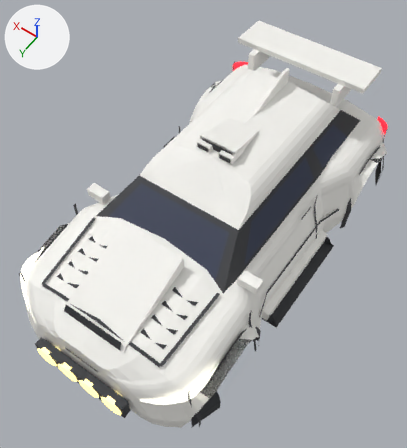
One commit to the glTF model assets/meshes/lynx/Lynx.glb: the scene before it, then after it.
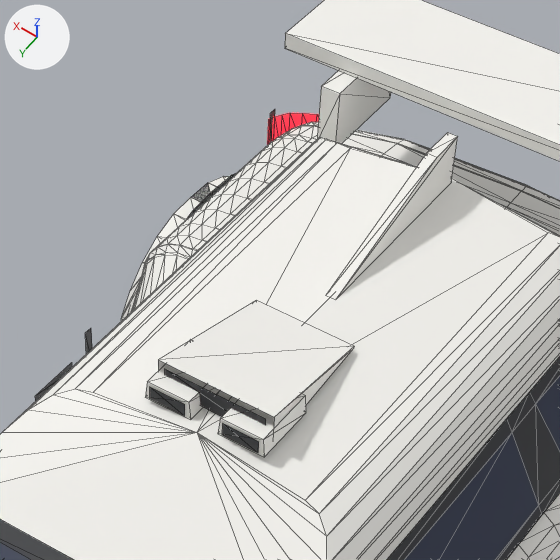
There are two pictures of each version: one whole from a 50 mm camera at (-5.95, 9.15, 13.06) aimed at (-0.1, 0.97, 0.2), one close up on the part from 38% to 79% of the width and 6% to 44% of the height. The lights are fixed; the arrows at upper left show +X, +Y and +Z. The older version's two pictures come first. The close-ups show mesh edges as thin lines. Vertices at exactly the same position are counted once.

The first close-up shows 'Fender_RL', 'Fender_RR', 'Opt_Roof_Fin_AccSharkFin', 'Opt_Roof_Scoop_AccRoofScoop', 'Opt_Roof_Scoop_AccRoofScoopMouth', 'Opt_Wing_Rally_Wing', 'Opt_Wing_Rally_WingBlade', 'Pillars', 'Roof', 'RoofScoop', 'Trunk', 'Window_FL' and 12 more.
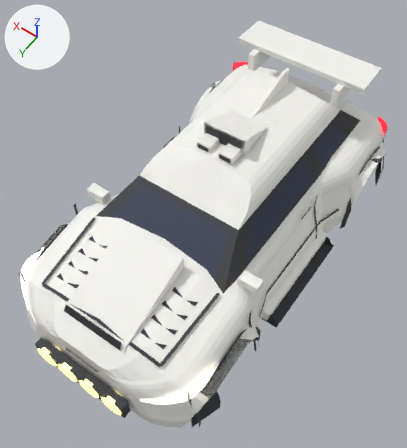
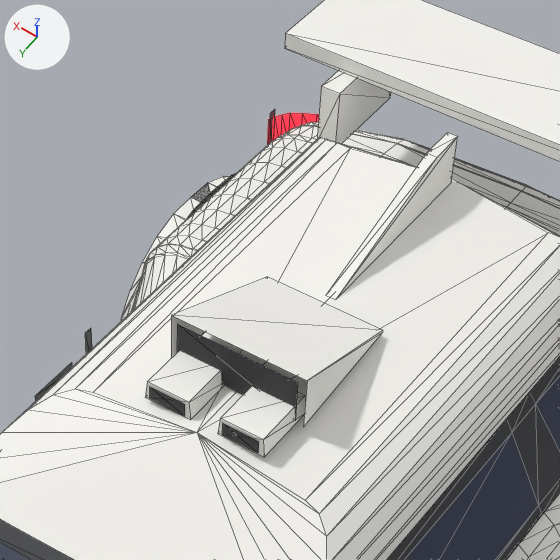
Boxes [x1, y1, x2, y2] around the edits, measured in the close-ups (560 x 560 px):
'Opt_Roof_Scoop_AccRoofScoop', reshaped
    before: [158, 300, 354, 428]
    after: [171, 277, 383, 426]
'Opt_Roof_Scoop_AccRoofScoopMouth', reshaped
    before: [165, 369, 266, 425]
    after: [177, 325, 298, 421]

Patch to the scene script:
```diff
--- a/assets/meshes/lynx/Lynx.glb.py
+++ b/assets/meshes/lynx/Lynx.glb.py
@@ me_opt_roof_scoop_accroofscoop @@
 # used by ob_opt_roof_scoop_accroofscoop; location = (0.0, 0.0, 0.0)
 # before: 0 (-0.48, -1.1, 2.44) at pixel (354, 346), 1 (0.48, -1.1, 2.44) at pixel (256, 300), 4 (0.55, 0.2, 2.42), 5 (0.48, -1.1, 2.42), 6 (-0.48, -1.1, 2.42) at pixel (353, 348)
 # before: 7 (-0.55, 0.2, 2.42)
-me_opt_roof_scoop_accroofscoop.from_pydata(...)  # 8 vertices, 6 faces; spans x -0.55..0.55, y -1.1..0.2, z 2.42..2.72
-me_opt_roof_scoop_accroofscoop.vertices[2].co = (0.55, 0.2, 2.72)  # pixel (158, 359)
-me_opt_roof_scoop_accroofscoop.vertices[3].co = (-0.55, 0.2, 2.72)  # pixel (274, 417)
+me_opt_roof_scoop_accroofscoop.from_pydata(...)  # 8 vertices, 6 faces; spans x -0.64..0.64, y -1.4..-0.1, z 2.42..2.92
+# me_opt_roof_scoop_accroofscoop part 1
+for i in [0, 6, 7]: me_opt_roof_scoop_accroofscoop.vertices[i].co += Vector((-0.09, -0.3, 0.0))
+for i in [1, 4, 5]: me_opt_roof_scoop_accroofscoop.vertices[i].co += Vector((0.09, -0.3, 0.0))
+me_opt_roof_scoop_accroofscoop.vertices[2].co = (0.64, -0.1, 2.92)  # pixel (171, 315)
+me_opt_roof_scoop_accroofscoop.vertices[3].co = (-0.64, -0.1, 2.92)  # pixel (307, 380)
 me_opt_roof_scoop_accroofscoop.materials.append(mat_body)
@@ me_opt_roof_scoop_accroofscoopmouth @@
 # used by ob_opt_roof_scoop_accroofscoopmouth; location = (0.0, 0.0, 0.0)
-me_opt_roof_scoop_accroofscoopmouth.from_pydata(...)  # 4 vertices, 2 faces; spans x -0.48..0.48, y 0.21, z 2.46..2.67
-me_opt_roof_scoop_accroofscoopmouth.vertices[0].co = (-0.48, 0.21, 2.46)
-me_opt_roof_scoop_accroofscoopmouth.vertices[1].co = (0.48, 0.21, 2.46)
-me_opt_roof_scoop_accroofscoopmouth.vertices[2].co = (0.48, 0.21, 2.67)  # pixel (164, 368)
-me_opt_roof_scoop_accroofscoopmouth.vertices[3].co = (-0.48, 0.21, 2.67)  # pixel (265, 418)
+me_opt_roof_scoop_accroofscoopmouth.from_pydata(...)  # 4 vertices, 2 faces; spans x -0.57..0.57, y -0.09, z 2.46..2.87
+# me_opt_roof_scoop_accroofscoopmouth part 2
+me_opt_roof_scoop_accroofscoopmouth.vertices[0].co = (-0.57, -0.09, 2.46)  # pixel (295, 420)
+me_opt_roof_scoop_accroofscoopmouth.vertices[1].co = (0.57, -0.09, 2.46)
+me_opt_roof_scoop_accroofscoopmouth.vertices[2].co = (0.57, -0.09, 2.87)  # pixel (177, 324)
+me_opt_roof_scoop_accroofscoopmouth.vertices[3].co = (-0.57, -0.09, 2.87)  # pixel (298, 382)
 me_opt_roof_scoop_accroofscoopmouth.materials.append(mat_trim)
```
